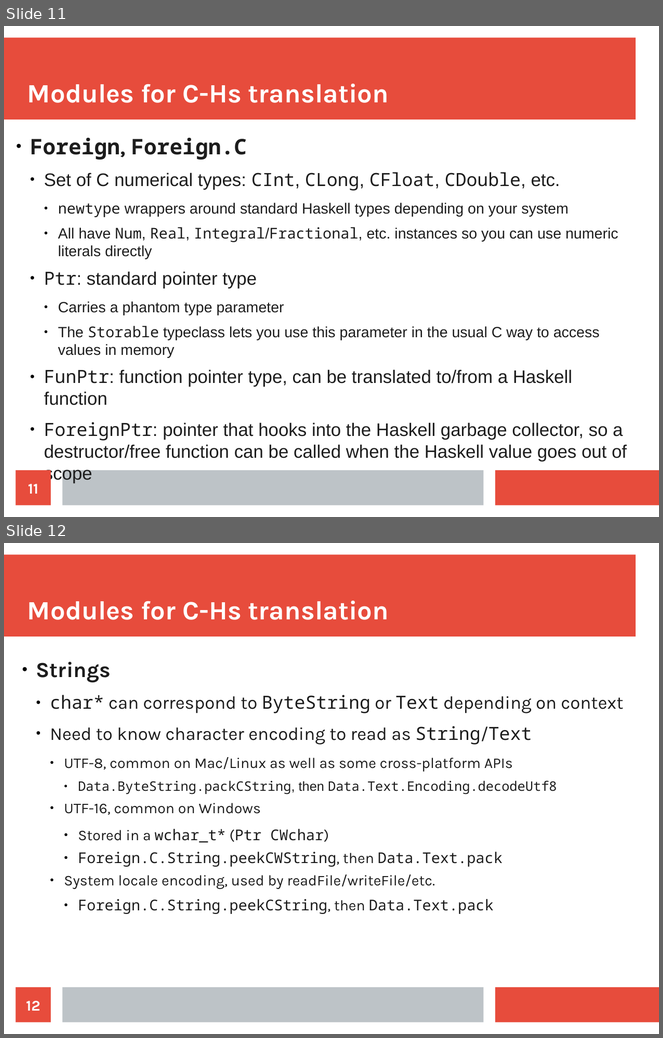
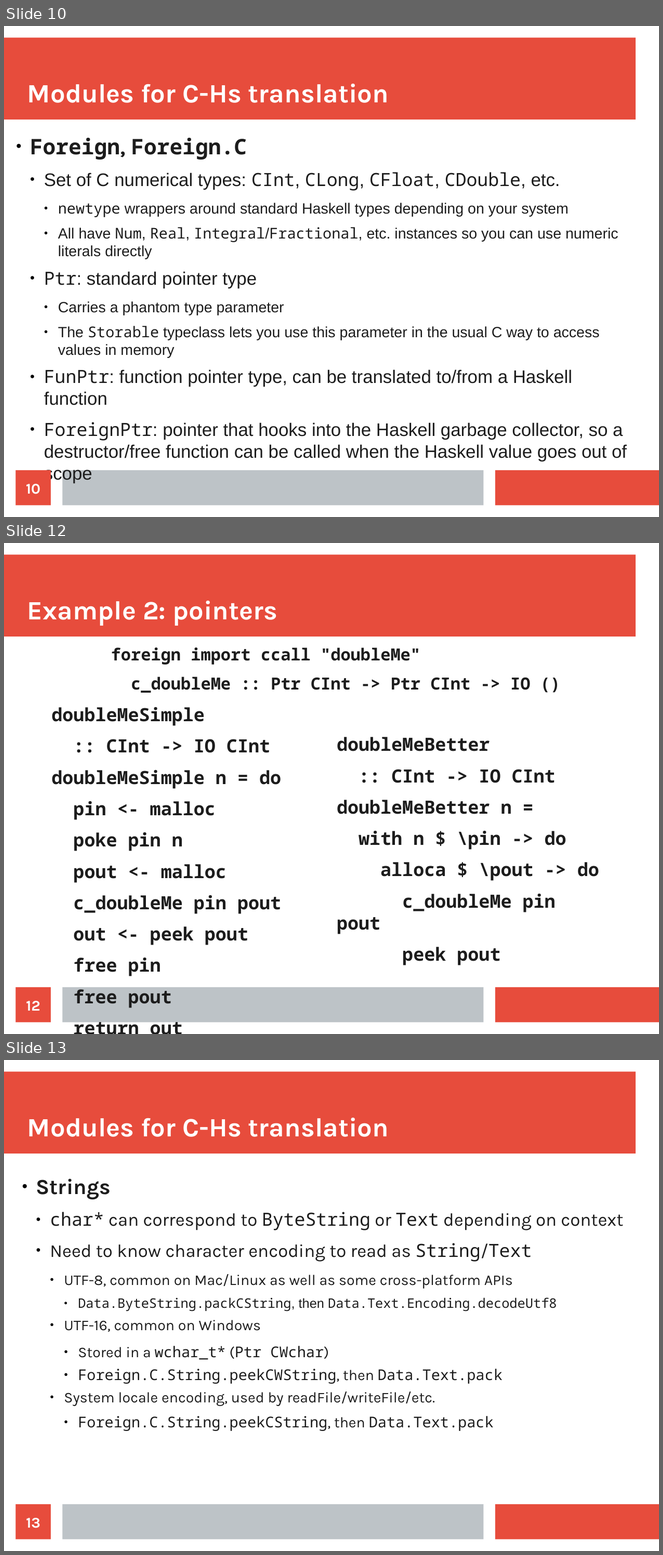
Before and after one commit to mtolly/haskell-c-talk, a slide deck: presentation.odp. Shown one above the other, each under a label of ours: slides 11 and 12 before the commit, slides 10, 12 and 13 after it; the slides between them are not shown. The pictures are 663x1038 and 663x1555 pixels, drawn with LibreOffice and Linux fonts; fonts in the diff are those of the drawing. Boxes give left, top, right and bottom in pixels: in the first picture for what was removed or moved away, otherwise in the second. Text is boxed around its words. In the diff, an @@ line names an element or a change of style, - is before the commit and + after.

```diff
--- a/presentation.odp
+++ b/presentation.odp
@@ slide 12 added at (4, 543, 659, 1034), background #FFFFFF; not listed: 3 template elements that a slide beside it also shows @@
@@ title added at (27, 601, 278, 626), 32 pt, text #FFFFFF, bold @@
+Example 2: pointers
@@ text added at (111, 648, 530, 693), 20.1 pt, text #1C1C1C, bold @@
+foreign import ccall "doubleMe"
+c_doubleMe :: Ptr CInt -> Ptr CInt -> IO ()
@@ text added at (51, 707, 281, 1008), 22.1 pt, text #1C1C1C, bold @@
+doubleMeSimple
+:: CInt -> IO CInt
+doubleMeSimple n = do
+pin <- malloc
+poke pin n
+pout <- malloc
+c_doubleMe pin pout
+out <- peek pout
+free pin
+free pout
+return out
@@ text added at (337, 737, 599, 966), 22.1 pt, text #1C1C1C, bold @@
+doubleMeBetter
+:: CInt -> IO CInt
+doubleMeBetter n =
+with n $ \pin -> do
+alloca $ \pout -> do
+c_doubleMe pin pout
+peek pout
@@ page number added at (16, 988, 51, 1023), fill #E74C3C, 18 pt, text #FFFFFF, bold @@
+12
@@ what was slide 11 is now slide 10 @@
@@ page number at (26, 484, 40, 495): text changed @@
-11
+10
@@ what was slide 12 is now slide 13 @@
@@ page number at (26, 1518, 40, 1529): text changed @@
-12
+13
```
Also in this commit, not shown: 4 slides changed, 5 other files.
